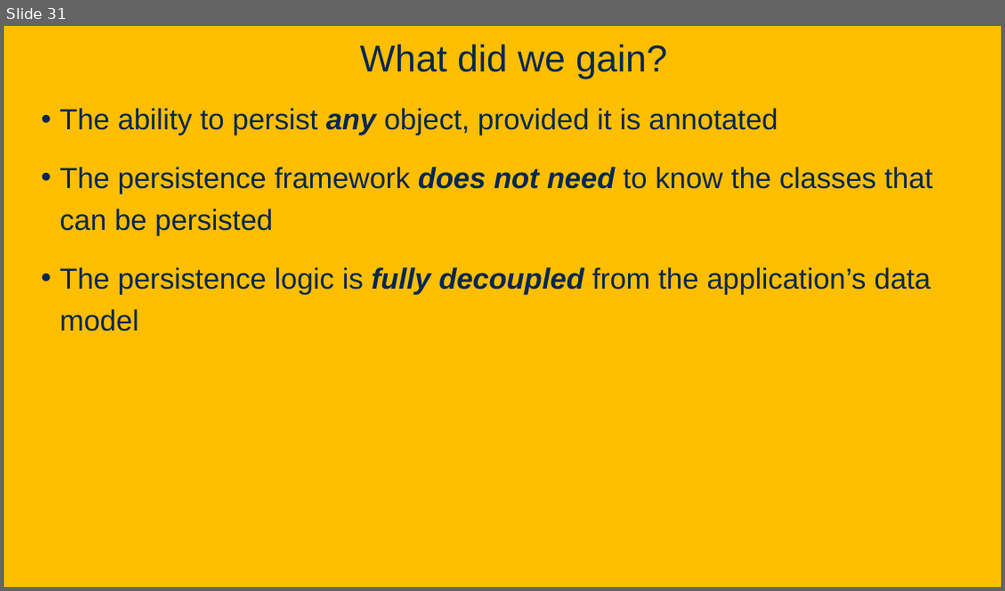
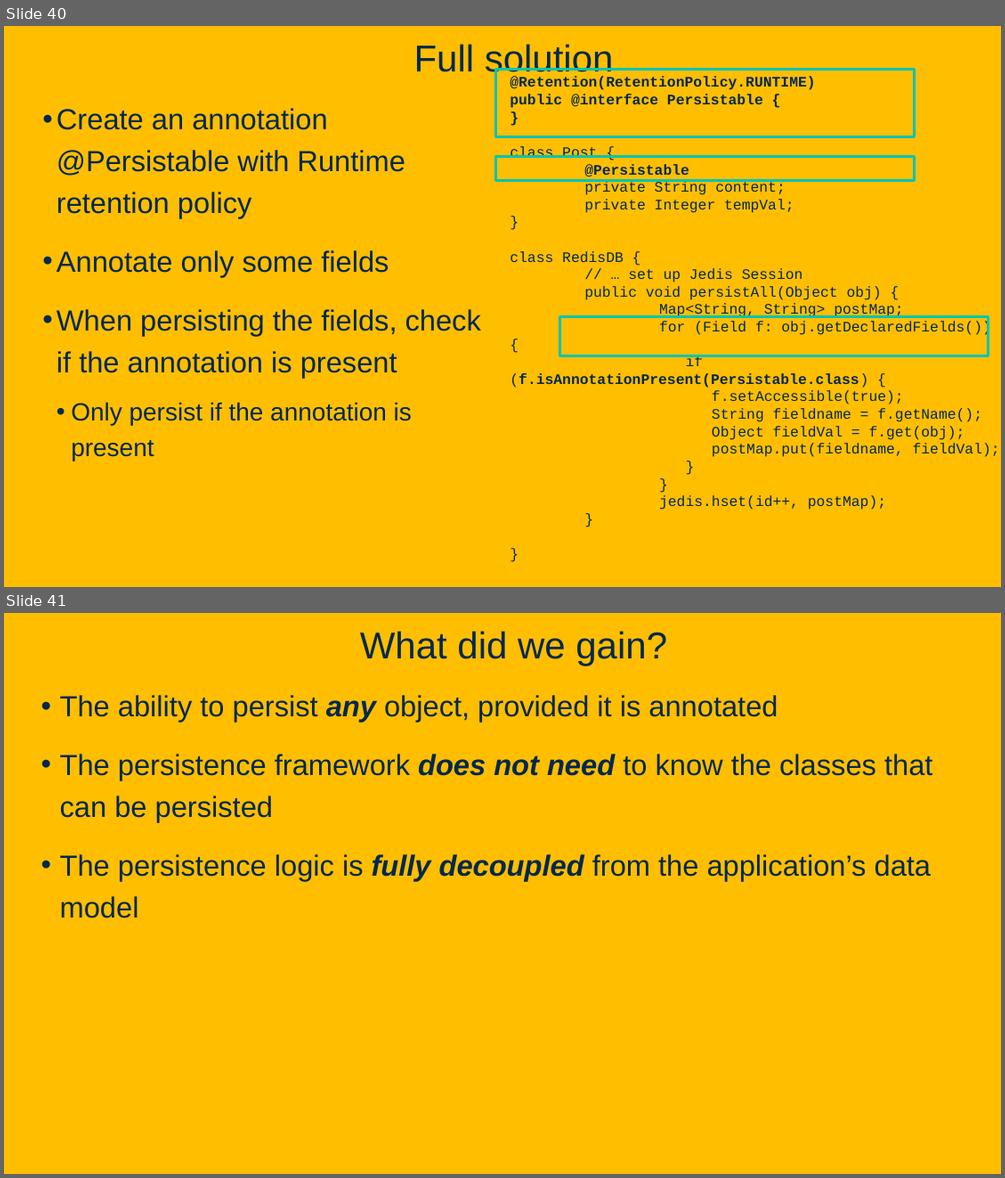
Before and after one commit to davsec-teaching/ECS160-Winter2025, a slide deck: slides/5_annotations_and_reflection.pptx. Shown one above the other, each under a label of ours: slide 31 before the commit, slides 40 and 41 after it. The pictures are 1005x591 and 1005x1178 pixels, drawn with LibreOffice and Linux fonts; fonts in the diff are those of the drawing; background and template pictures are left out. Boxes give left, top, right and bottom in pixels: in the first picture for what was removed or moved away, otherwise in the second. Text is boxed around its words. In the diff, an @@ line names an element or a change of style, - is before the commit and + after.

Commit message:
Updated reflection and annotations slides

```diff
--- a/slides/5_annotations_and_reflection.pptx
+++ b/slides/5_annotations_and_reflection.pptx
@@ slide 40 added at bbox=[4, 26, 1001, 587], background picture (left out) @@
@@ title added at bbox=[414, 44, 614, 79], 36 pt, text #022850 @@
+Full solution
@@ rectangle added at bbox=[496, 70, 914, 137], outline #00C4B2 2.5 pt @@
@@ text added at bbox=[510, 76, 1000, 509], 14 pt, text #022850 @@
+@Retention(RetentionPolicy.RUNTIME)
+public @interface Persistable {
+}
+class Post {
+@Persistable
+private String content;
+private Integer tempVal;
+}
+class RedisDB {
+// … set up Jedis Session
+public void persistAll(Object obj) {
+Map<String, String> postMap;
+for (Field f: obj.getDeclaredFields()) {
+if (f.isAnnotationPresent(Persistable.class) {
+f.setAccessible(true);
+String fieldname = f.getName();
+Object fieldVal = f.get(obj);
+postMap.put(fieldname, fieldVal);
+}
+}
+jedis.hset(id++, postMap);
+}
+}
@@ text added at bbox=[57, 108, 481, 461], 28 pt, text #022850 @@
+• Create an annotation @Persistable with Runtime retention policy
+• Annotate only some fields
+• When persisting the fields, check if the annotation is present
+  • Only persist if the annotation is present
@@ rectangle added at bbox=[496, 156, 914, 180], outline #00C4B2 2.5 pt @@
@@ rectangle added at bbox=[560, 316, 989, 355], outline #00C4B2 2.5 pt @@
@@ what was slide 31 is now slide 41 @@
```
Also in this commit, not shown: 8 slides changed, 14 other slides added, 4 slides removed.
